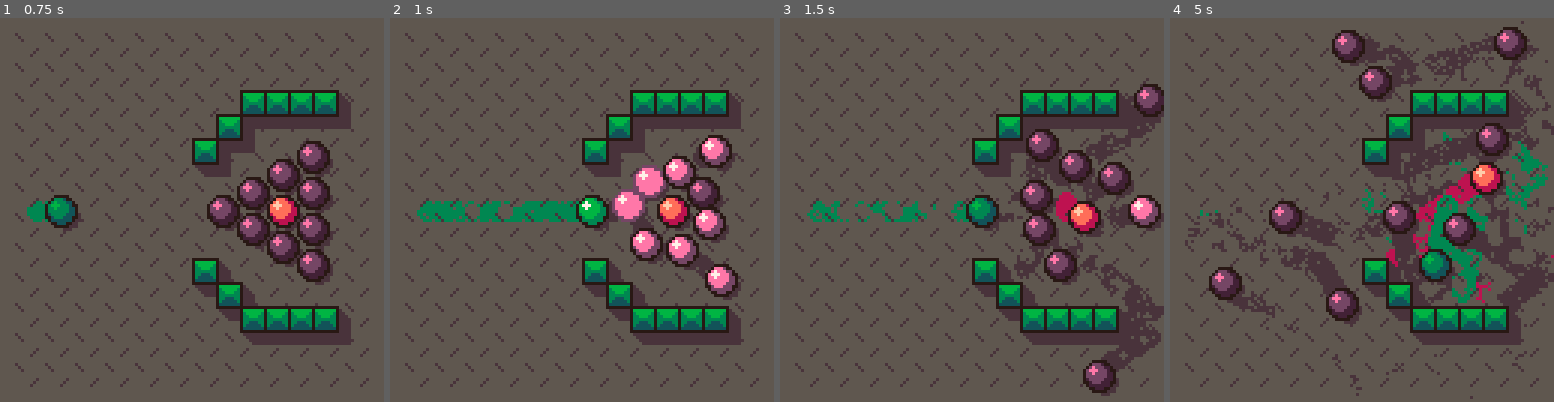
Above: before the commit, frames 1-4 (left to right).
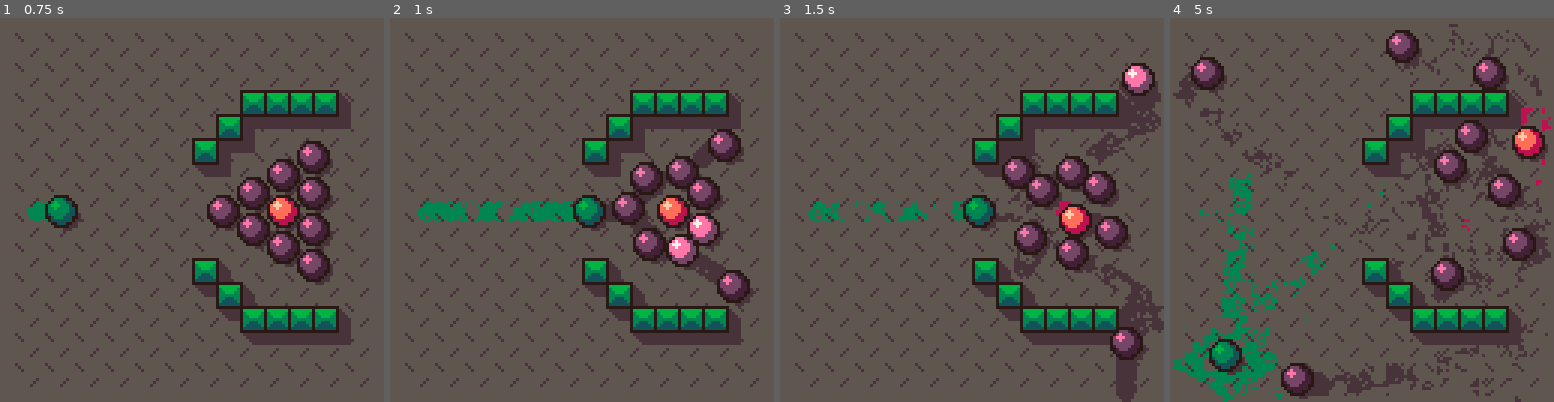
Above: after the commit, the same moments.

Repository: seimon/balls
Game: PICO-8 cartridge balls.p8
Two runs of this game, one before a commit and one after it. Both use one fixed random seed, a clock stepped at 60 frames per second and the inputs below.
Inputs:
- Up to frame 1 (0.75 s): tap O (Z key) at 0.7 s
- Up to frame 2 (1 s): no input
- Up to frame 3 (1.5 s): no input
- Up to frame 4 (5 s): hold Right 1.6-2.1 s; tap O (Z key) every 0.4 s from 1.7 to 4.9 s; hold Up 2.15-2.42 s; hold Right 2.47-3.03 s; hold Left 3.08-3.58 s; hold Down 3.63-3.97 s; hold Right 4.02-4.68 s; hold Up from 4.73 s (still down)

Frame 1 is identical in both runs. In frame 2, 5.2% of the frame differs, in the area x 14-95%, y 28-75%; in frame 3, 9.7%; in frame 4, 25%, in the area x 0-100%, y 0-100%.

Commit message:
모서리 충돌 계산 정밀하게, 화살표 키 조작 보완
- 모서리에 충돌했을 때 정확한 충돌지점까지 되돌아가는 처리 추가
- 좌우 키로 각도, 상하 키로 파워 조정

Diff:
--- a/balls.lua
+++ b/balls.lua
@@ -6,7 +6,18 @@
 c_bg=9 -- bg color
 c_sd=5 -- shadow color
 
-
+-------------------------------------------------------------------------------
+-- log
+log_txt={}
+function print_log()
+	if(#log_txt<=0) return nil
+	for i=#log_txt,max(1,#log_txt-15),-1 do
+		print(log_txt[i],4,4+(#log_txt-i)*7,14)
+	end
+end
+function log(s) add(log_txt,s) end
+-- log (끝)
+-------------------------------------------------------------------------------
 
 -------------------------------------------------------------------------------
 -- 물리 처리
@@ -20,21 +31,19 @@
 end
 
 -- 원과 점의 충돌 처리
--- (TODO: 정확한 충돌지점으로 되돌리는 추가 처리 필요)
 function bouncing_point(c,px,py)
+	if((px-c.x)^2+(py-c.y)^2>c.r^2) return nil
+
 	-- [정확히 충돌한 시점으로 되돌리기]
-	-- 현재 좌표의 거리, 1프레임 전 좌표간 거리, 반지름의 합을 활용해서 실제 충돌 지점을 산출한다.
-	-- 두 원을 그 지점으로 옮긴 후 교환된 속도값을 일부 더해서 현재 프레임에 실제로 있어야 할 위치로 옮긴다.
+	-- 현재 좌표의 거리, 1프레임 전 좌표간 거리, 거리를 활용해서 실제 충돌 지점을 산출한다.
+	-- 원을 그 지점으로 옮긴 후 현재 프레임에 실제로 있어야 할 위치로 옮긴다.
 	local dist_now=sqrt((c.x-px)^2+(c.y-py)^2)
-	local old_dx=(c.x-c.sx)-px
-	local old_dy=(c.y-c.sy)-py
-	local dist_old=sqrt(old_dx*old_dx+old_dy*old_dy)
-
+	local dist_old=sqrt(((c.x-c.sx)-px)^2+((c.y-c.sy)-py)^2)
 
 	-- 정확한 충돌 시점 상황으로 돌아간다
 	local a_hit=nil -- 원과 점의 충돌 방향
 	local r_to_hit=0
-	if dist_old>dist_now and dist_old>c.r then
+	if dist_old>dist_now and dist_old>c.r then -- 이전 프레임에 충돌 거리보다 멀다면?
 		local t1=c.r-dist_old
 		local t2=dist_now-dist_old
 		r_to_hit=1-t1/t2 -- 현재 프레임에서 충돌 시점까지의 시간 비율(0.2라면 [현재 프레임-0.2프레임]에 충돌한 것)
@@ -42,27 +51,32 @@
 		-- 원을 충돌 시점 좌표로 옮겨준다
 		c.x-=c.sx*r_to_hit
 		c.y-=c.sy*r_to_hit
-		dx,dy=c.x-px,c.y-py -- 거리 재계산(저 아래에서 다시 사용)
-	end
-
+	else
+		-- 이전 프레임도 충돌 거리보다 가깝다면?
+		-- 강제로 멀리 밀어준다(정석은 아니지만 대충 퉁치자)
+		local push_dist=c.r-dist_now -- 밀어내야할 거리
+		a_hit=atan2(px-c.x,py-c.y)
+		c.x-=cos(a_hit)*push_dist
+		c.y-=sin(a_hit)*push_dist
+
+		-- debug: 초록공이면 멈춰보자
+		-- if(c.is_player) hit_count=1
+	end
 
 	local spd=sqrt(c.sx^2+c.sy^2)
-	local spd_a=atan2(c.sx,c.sy)
-	local hit_a=atan2(px-c.x,py-c.y)
-	local next_a=hit_a+(hit_a-spd_a)+0.5
+	local a_spd=atan2(c.sx,c.sy)
+	a_hit=a_hit or atan2(px-c.x,py-c.y)
+	local next_a=a_hit+(a_hit-a_spd)+0.5
 	c.sx=cos(next_a)*spd
 	c.sy=sin(next_a)*spd
 	c.hit_c=3
-end
---[[ function bouncing_point(c,px,py)
-	local spd=sqrt(c.sx^2+c.sy^2)
-	local spd_a=atan2(c.sx,c.sy)
-	local hit_a=atan2(px-c.x,py-c.y)
-	local next_a=hit_a+(hit_a-spd_a)+0.5
-	c.sx=cos(next_a)*spd
-	c.sy=sin(next_a)*spd
-	c.hit_c=3
-end ]]
+
+	-- 충돌 시점 상황까지 돌아간 시간만큼 교환한 속도를 즉시 적용
+	if r_to_hit>0 then
+		c.x+=c.sx*r_to_hit
+		c.y+=c.sy*r_to_hit
+	end
+end
 
 -- 원과 박스의 충돌 처리
 function bouncing_boxes(c)
@@ -70,7 +84,6 @@
 		local x1,y1,x2,y2=b[1],b[2],b[3],b[4]
 		-- 좌우 + 모서리
 		if c.y+c.r>y1 and c.y-c.r<y2 then
-
 			if c.y>y1 and c.y<y2 then -- 좌우 벽면
 				if c.x<x1 and c.x+c.r>x1 then
 					c.sx*=-1
@@ -82,17 +95,11 @@
 					c.hit_c=3
 				end
 			elseif c.y<=y1 then -- 상단 모서리
-				if c.x<=x1 then -- 좌상
-					if((x1-c.x)^2+(y1-c.y)^2<=c.r^2) bouncing_point(c,x1,y1)
-				elseif c.x>=x2 then -- 우상
-					if((x2-c.x)^2+(y1-c.y)^2<=c.r^2) bouncing_point(c,x2,y1)
-				end
+				if c.x<=x1 then bouncing_point(c,x1,y1) -- 좌상
+				elseif c.x>=x2 then bouncing_point(c,x2,y1) end -- 우상
 			else -- 하단 모서리
-				if c.x<=x1 then -- 좌하
-					if((x1-c.x)^2+(y2-c.y)^2<=c.r^2) bouncing_point(c,x1,y2)
-				elseif c.x>=x2 then -- 우하
-					if((x2-c.x)^2+(y2-c.y)^2<=c.r^2) bouncing_point(c,x2,y2)
-				end
+				if c.x<=x1 then bouncing_point(c,x1,y2) -- 좌하
+				elseif c.x>=x2 then bouncing_point(c,x2,y2) end -- 우하
 			end
 		end
 		-- 상하
@@ -147,8 +154,8 @@
 		-- 이전 프레임의 거리가 반지름 합보다 가깝거나,
 		-- 이전 프레임의 거리가 현재 프레임의 거리보다 더 짧다??? (반사되면서 충돌하면 이런 경우가 있음)
 		-- 이러면... 충돌 방향만 가지고 서로 밀어낸다(정석은 아니지만... 나중에 좋은 방법 생각나면 바꾸는 걸로)
+		local push_dist=(c1.r+c2.r-dist_now)/2 -- 밀어내야할 거리
 		a_hit=atan2(dx,dy)
-		local push_dist=(c1.r+c2.r-dist_now)/2 -- 밀어내야할 거리
 		c1.x-=cos(a_hit)*push_dist
 		c1.y-=sin(a_hit)*push_dist
 		c2.x+=cos(a_hit)*push_dist
@@ -188,10 +195,12 @@
 	c2.sy=sy_remain_c2+sy_to_c2
 
 	-- 충돌 시점 상황까지 돌아간 시간만큼 교환한 속도를 즉시 적용
-	c1.x+=c1.sx*r_to_hit
-	c1.y+=c1.sy*r_to_hit
-	c2.x+=c1.sx*r_to_hit
-	c2.y+=c1.sy*r_to_hit
+	if r_to_hit>0 then
+		c1.x+=c1.sx*r_to_hit
+		c1.y+=c1.sy*r_to_hit
+		c2.x+=c1.sx*r_to_hit
+		c2.y+=c1.sy*r_to_hit
+	end
 end
 
 -- 물리 처리 (끝)
@@ -263,12 +272,10 @@
 -- 기타 (끝)
 -------------------------------------------------------------------------------
 
-
-
-
-
 -------------------------------------------------------------------------------
 -- 게임
+
+hit_count=0 -- 디버그용
 
 function _init()
 	cls(c_bg)
@@ -294,13 +301,12 @@
 		c.hit_c=0
 		add(circles,c)
 	end
-	add(circles,{x=12,y=64,r=5,sx=0,sy=0,hit_c=0,c=colors[1]})
-	-- add(circles,{x=48,y=64,r=5,sx=0,sy=0,hit_c=0,c=colors[2]})
+	add(circles,{x=12,y=64,r=5,sx=0,sy=0,hit_c=0,c=colors[1],is_player=true}) -- 초록 구슬
 	add(circles,{x=74,y=64,r=5,sx=0,sy=0,hit_c=0,c=colors[3]})
 	add(circles,{x=84,y=64-6,r=5,sx=0,sy=0,hit_c=0,c=colors[3]})
 	add(circles,{x=84,y=64+6,r=5,sx=0,sy=0,hit_c=0,c=colors[3]})
 	add(circles,{x=94,y=64-12,r=5,sx=0,sy=0,hit_c=0,c=colors[3]})
-	add(circles,{x=94,y=64,r=5,sx=0,sy=0,hit_c=0,c=colors[2]})
+	add(circles,{x=94,y=64,r=5,sx=0,sy=0,hit_c=0,c=colors[2]}) -- 주황 구슬
 	add(circles,{x=94,y=64+12,r=5,sx=0,sy=0,hit_c=0,c=colors[3]})
 	add(circles,{x=104,y=64-18,r=5,sx=0,sy=0,hit_c=0,c=colors[3]})
 	add(circles,{x=104,y=64-6,r=5,sx=0,sy=0,hit_c=0,c=colors[3]})
@@ -323,13 +329,16 @@
 end
 
 kick=false
-kick_ready=false
+kick_ready_t=0
 kick_a=0
 kick_a_acc=0
+kick_pow_min=1
+kick_pow_max=4.2
+kick_pow=kick_pow_max
 
 function _update60()
 	f+=1
-	-- hit_count=0
+
 	-- 충돌 처리
 	for i=1,#circles do
 		local c=circles[i]
@@ -345,31 +354,32 @@
 		c.y+=c.sy
 		if(c.sx!=0) c.sx=abs(c.sx)<0.05 and 0 or c.sx*0.988
 		if(c.sy!=0) c.sy=abs(c.sy)<0.05 and 0 or c.sy*0.988
-
-		-- (테스트) 완전히 멈추면 테두리 밝게
-		-- if(c.sx==0 and c.sy==0) c.hit_c=3
-	end
-
-	-- Z누르면 초록공 치기
+	end
+
+	-- Z 누르면 초록공 치기
 	if btn(4) then
 		if not kick then
 			kick=true
-			circles[1].sx=cos(kick_a)*4
-			circles[1].sy=sin(kick_a)*4
+			kick_ready_t=0
+			circles[1].sx=cos(kick_a)*kick_pow
+			circles[1].sy=sin(kick_a)*kick_pow
 		end
 	else kick=false end
 
-	-- 좌우 키로 각도 조정
+	-- 화살표 키
 	if btn(0) or btn(1) or btn(2) or btn(3) then
-		kick_ready=true
-		kick_a_acc=min(0.01,kick_a_acc+0.0002)
-		if btn(0) or btn(1) then
-			kick_a+=btn(1) and -kick_a_acc or kick_a_acc
-		end
+		kick_ready_t=60
+		-- 좌우 키로 각도
+		if btn(0) then kick_a_acc=min(0.4,kick_a_acc+0.001)
+		elseif btn(1) then kick_a_acc=max(-0.4,kick_a_acc-0.001) end
+		-- 상하 키로 파워
+		if btn(2) then kick_pow+=(kick_pow_max-kick_pow)*0.04
+		elseif btn(3) then kick_pow+=(kick_pow_min-kick_pow)*0.04 end
 	else
-		kick_a_acc=0
-		kick_ready=false
-	end
+		kick_ready_t=max(0,kick_ready_t-1)
+	end
+	kick_a+=kick_a_acc
+	kick_a_acc=abs(kick_a_acc)<0.0006 and 0 or kick_a_acc*0.86
 end
 
 function _draw()
@@ -432,6 +442,7 @@
 			line(x1+1+i,y2+1,x1+1+i,y2+1+i,c_sd)
 		end
 		rectfill(x1+d+2,y1+d+2,x2+d+2,y2+d+2,c_sd)
+
 		-- 박스
 		for i=0,(x2-x1)\8-1 do
 			for j=0,(y2-y1)\8-1 do
@@ -455,18 +466,22 @@
 		circfill(x-1,y-1,c.r-2,c2)
 		line(x-3,y-2,x-1,y-2,c3)
 		line(x-2,y-3,x-2,y-1,c3)
+		-- pset(x-4,y-2,c4)
+		-- pset(x-2,y-4,c4)
 
 		if(c.hit_c>0) c.hit_c-=1
 	end
 
 	-- 구슬 칠 방향 그리기
-	if kick_ready and f%2==0 then
+	if kick_ready_t>0 and f%2==0 then
 		local c=circles[1]
-		draw_dot_line(c.x,c.y,kick_a,2,60)
-	end
-
+		draw_dot_line(c.x,c.y,kick_a,2,10+kick_pow*13)
+	end
+
+	-- 디버그용
+	-- print_log() -- debug: log
 	-- draw_color_table()
-	-- if(hit_count>0) stop() -- 충돌했으면 일단 멈춰보자...
+	-- if(hit_count>0) stop() -- debug: 일단 멈춰보자...
 end
 
 -- 게임 (끝)
Not shown, changed: index.js
